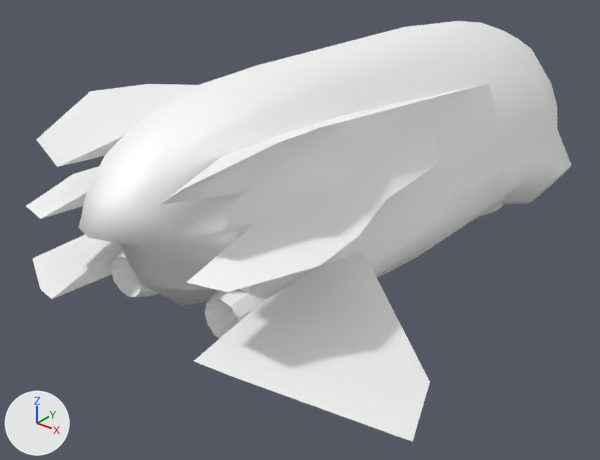
Two versions of the glTF model data/models/geometry/ivapc00.glb, one commit apart.
Camera for both pictures: a 50 mm camera at (7.93, -12.3, 8.11) aimed at (-0.82, -1.37, 1.33). Arrows for +X, +Y and +Z are at lower left; the lights stay in place. The picture after the commit comes second. Where no turn or scale is listed for an object, it has been applied to the vertices.

The first picture shows 'Object002', 'doorr', 'lwing', 'mainbody', 'rampr', 'rwing' and 1 more.
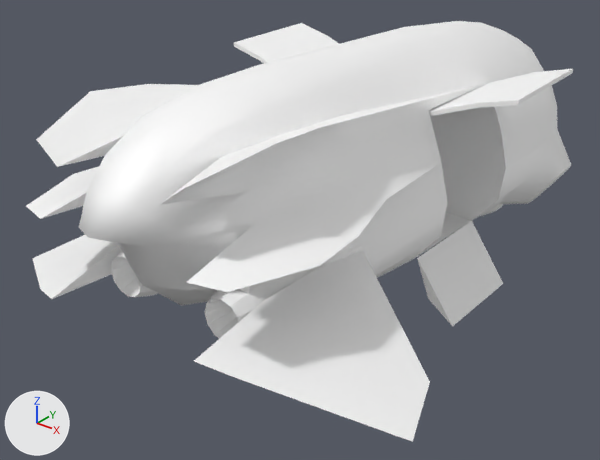
Where the change shows, as pixel boxes (x1, y1, x2, y2) in the pictures (600 x 460 px):
'doorr', turned
    before: (429, 83, 506, 202)
    after: (430, 69, 573, 116)
'rampr', turned
    before: (417, 168, 506, 257)
    after: (417, 221, 503, 326)
'doorl', turned (not visible before)
    after: (234, 23, 339, 63)

Edits to the bpy script that builds the scene:
```text
Change ob_doorl:
    ob_doorl.rotation_euler: (0.0, 0.0, 0.0) -> (0.0, 1.571, 0.0)  # degrees (0, 0, 0) -> degrees (0, 90, 0)
Change ob_doorr:
    ob_doorr.rotation_euler: (0.0, 0.0, 0.0) -> (0.0, -1.571, 0.0)  # degrees (0, 0, 0) -> degrees (0, -90, 0)
Change ob_rampr:
    ob_rampr.rotation_euler: (0.0, 0.0, 0.0) -> (0.0, 2.094, 0.0)  # degrees (0, 0, 0) -> degrees (0, 120, 0)
```
